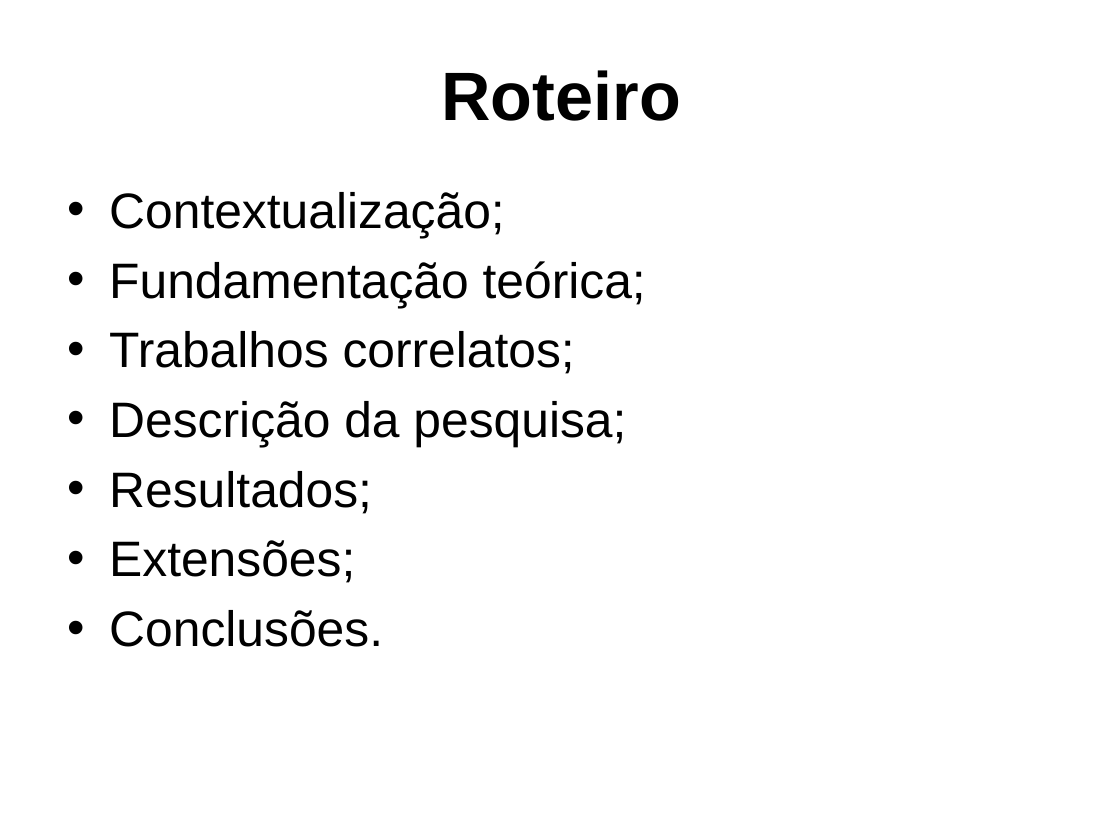
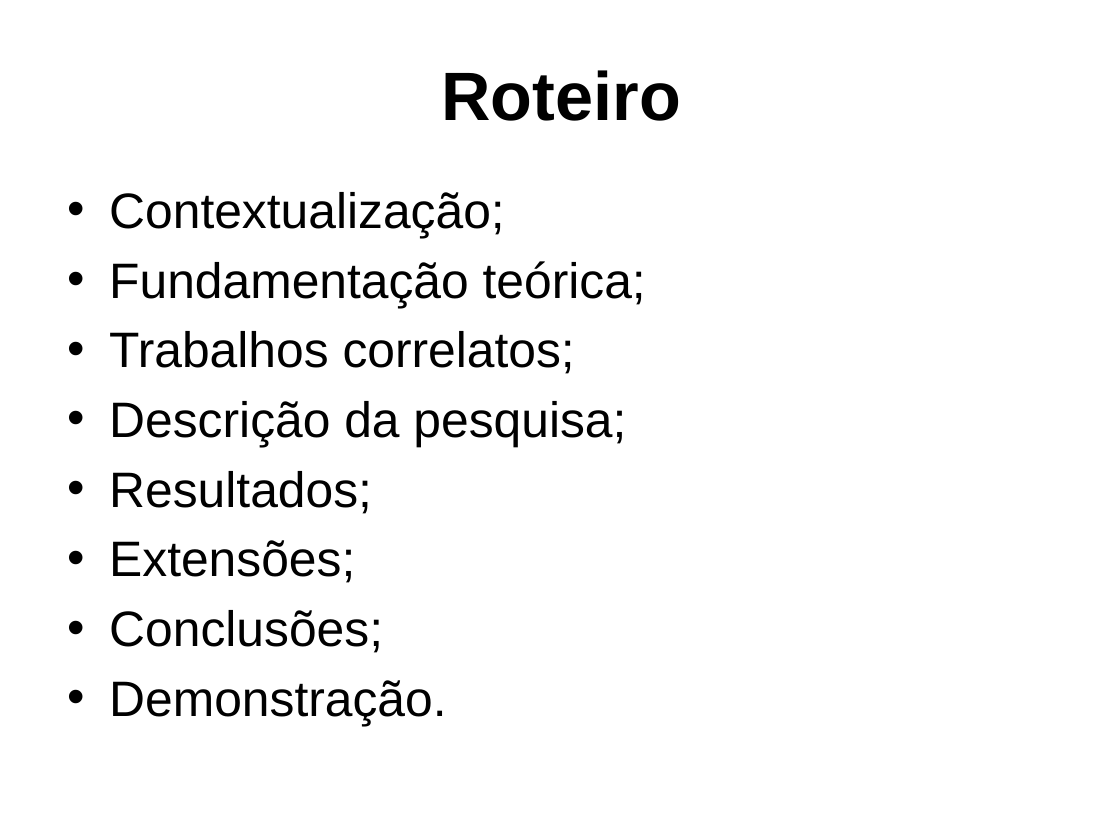
Before and after one commit to dalton-reis/tcc_bcc_2018_2_drkrause_DjonathanRafaelKrause, a slide deck: slide 2 of Textos/ApresentacaoTCC-DjonathanKrause.pptx. Drawn at 1120x840 pixels with LibreOffice and Linux fonts; fonts in the diff are those of the drawing; background and template pictures are left out. Boxes give left, top, right and bottom in pixels: in the first picture for what was removed or moved away, otherwise in the second. Text is boxed around its words. In the diff, an @@ line names an element or a change of style, - is before the commit and + after.

```diff
--- a/Textos/ApresentacaoTCC-DjonathanKrause.pptx
+++ b/Textos/ApresentacaoTCC-DjonathanKrause.pptx
@@ text at <box>109,610,446,726</box>: text changed @@
-• Conclusões.
+• Conclusões;
+• Demonstração.
```
Also in this commit, not shown: 13 other slides changed, 5 slides added, 46 other files.
